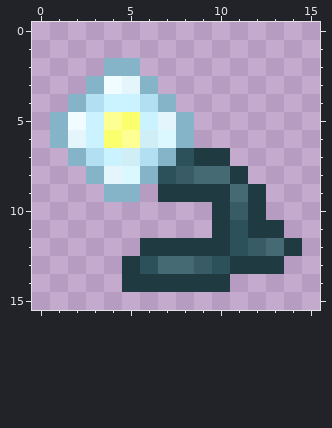
Pixel-art sprite -- src/main/resources/items/lunartear.png. That is the earlier state.
The file is 32x32 pixels, drawn in blocks of 2x2; one block is one cell here. Colours within 5 levels of each other are drawn and written as one.
And afterwards:
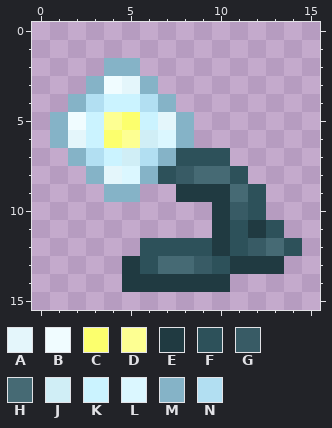
Palette (. is transparent): A #e4f6fb  B #f0fcff  C #fcff6d  D #fdff92  E #203a41  F #2d515a  G #385b65  H #466a74  J #d0eef6  K #cbf3ff  L #dbf7ff  M #85b3c7  N #b2dff2
Difference:
@@ x 0..15 @@
  6 .MAKCDJLM.......
- 7 ..MNKJNMFEE.....
- 8 ...MALMFGHHE....
- 9 ....MM.EEEEHE...
-10 ..........EGE...
-11 ..........EFEE..
-12 ......EEEEEFGHE.
+ 7 ..MNKJNMFFF.....
+ 8 ...MALMFGHHF....
+ 9 ....MM..EEEHF...
+10 ..........EGF...
+11 ..........EFEF..
+12 ......FFFFEFGHF.
 13 .....EFHHGFEEE..
Boxes around the changes in both pictures, in picture pixels (x1, y1, x2, y2):
changed: (140, 148, 302, 256)
